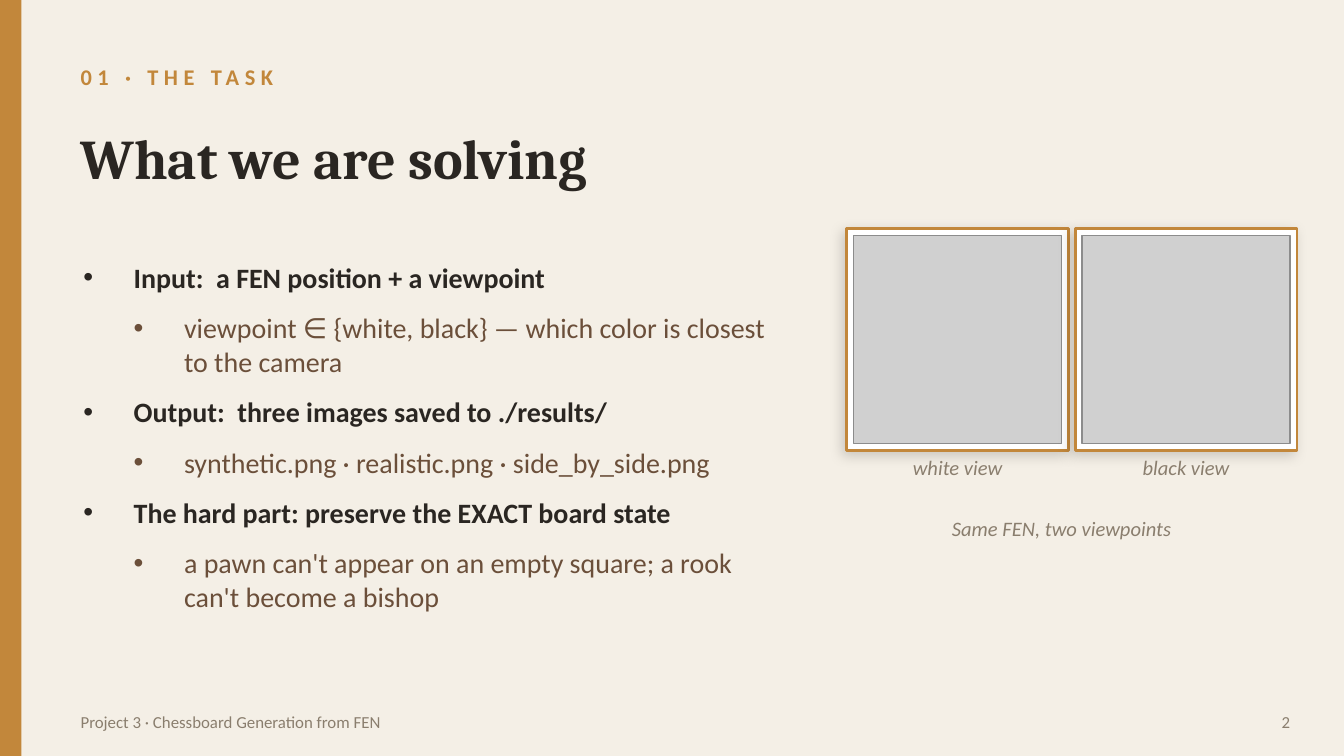
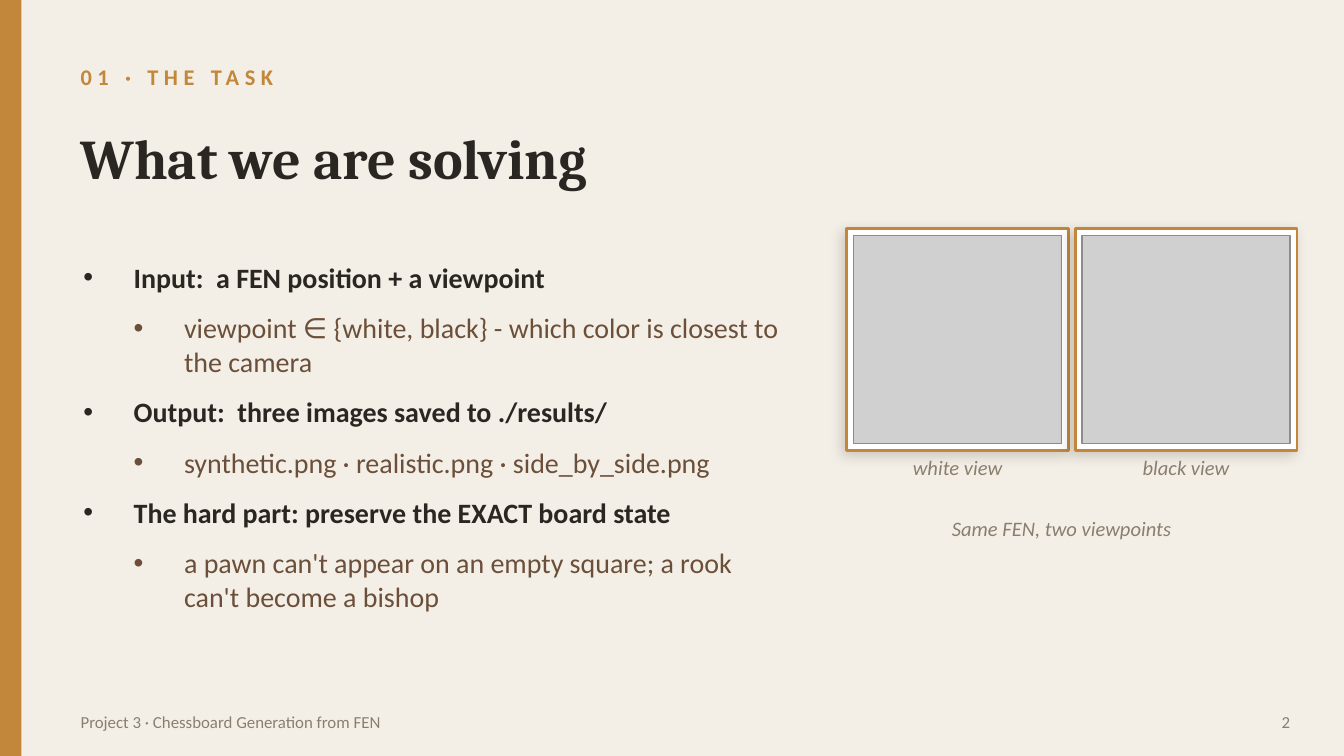
Before and after one commit to TalPodgor/DL_Project3, a slide deck: slide 2 of submission/project3_presentation.pptx. Drawn at 1344x756 pixels with LibreOffice and Linux fonts; fonts in the diff are those of the drawing; grey boxes stand for pictures. Boxes give left, top, right and bottom in pixels: in the first picture for what was removed or moved away, otherwise in the second. Text is boxed around its words. In the diff, an @@ line names an element or a change of style, - is before the commit and + after.

```diff
--- a/submission/project3_presentation.pptx
+++ b/submission/project3_presentation.pptx
@@ text at bbox=[184, 318, 778, 372]: text changed @@
-  • viewpoint ∈ {white, black} — which color is closest to the camera
+  • viewpoint ∈ {white, black} - which color is closest to the camera
```
Also in this commit, not shown: 7 other slides changed, 7 slides added, 10 other files.
